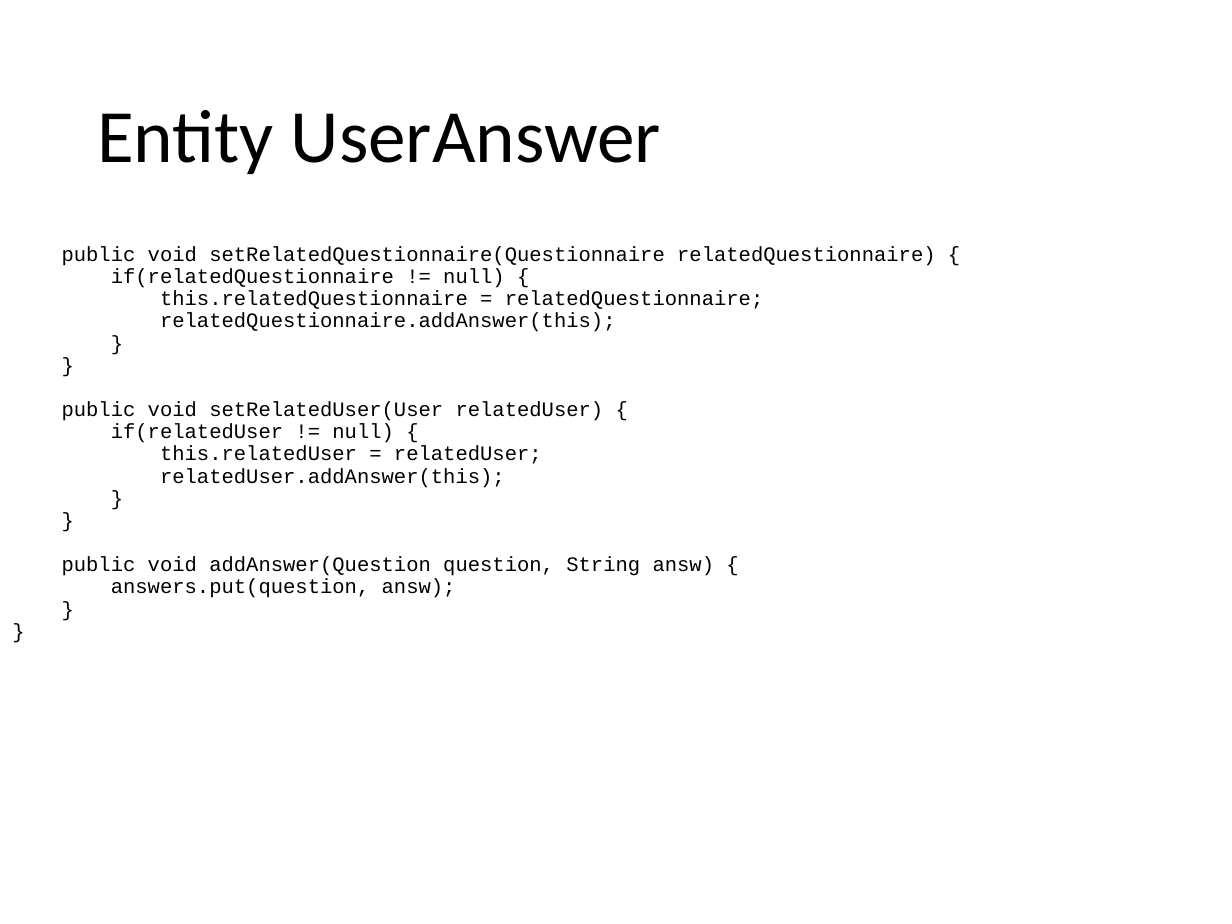
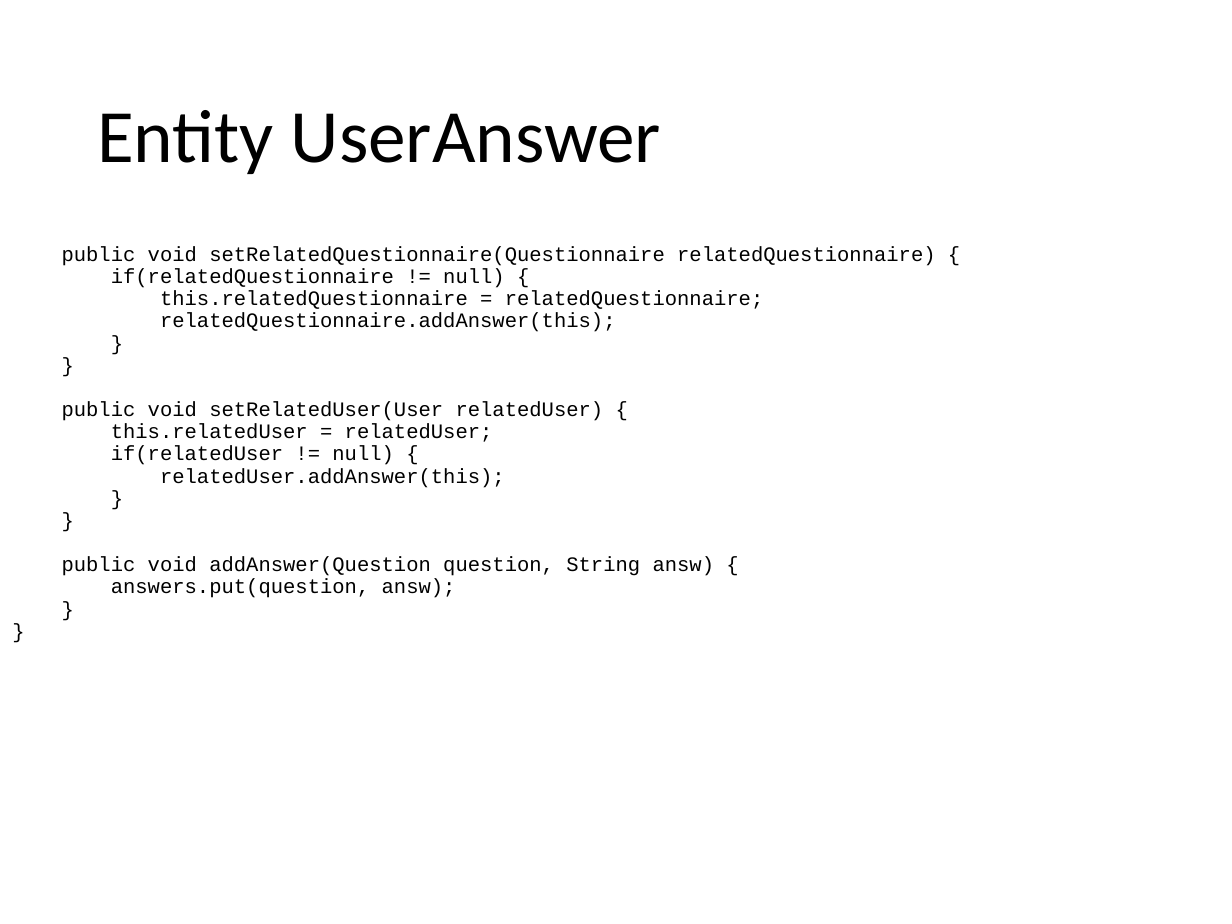
Before and after one commit to catonzio/DB2project, a slide deck: slide 18 of DB2project.pptx. Drawn at 1232x924 pixels with LibreOffice and Linux fonts; fonts in the diff are those of the drawing. Boxes give left, top, right and bottom in pixels: in the first picture for what was removed or moved away, otherwise in the second. Text is boxed around its words. In the diff, an @@ line names an element or a change of style, - is before the commit and + after.

```diff
--- a/DB2project.pptx
+++ b/DB2project.pptx
@@ text at <box>62,246,936,598</box>: text changed @@
-public void setRelatedQuestionnaire(Questionnaire relatedQuestionnaire) {
-if(relatedQuestionnaire != null) {
-this.relatedQuestionnaire = relatedQuestionnaire;
-relatedQuestionnaire.addAnswer(this);
-}
-}
-public void setRelatedUser(User relatedUser) {
-if(relatedUser != null) {
-this.relatedUser = relatedUser;
-relatedUser.addAnswer(this);
-}
-}
-public void addAnswer(Question question, String answ) {
-answers.put(question, answ);
-}
-}
+public void setRelatedQuestionnaire(Questionnaire relatedQuestionnaire) {
+if(relatedQuestionnaire != null) {
+this.relatedQuestionnaire = relatedQuestionnaire;
+relatedQuestionnaire.addAnswer(this);
+}
+}
+public void setRelatedUser(User relatedUser) {
+this.relatedUser = relatedUser;
+if(relatedUser != null) {
+relatedUser.addAnswer(this);
+}
+}
+public void addAnswer(Question question, String answ) {
+answers.put(question, answ);
+}
+}
```
Also in this commit, not shown: 6 other slides changed, 3 other files.
